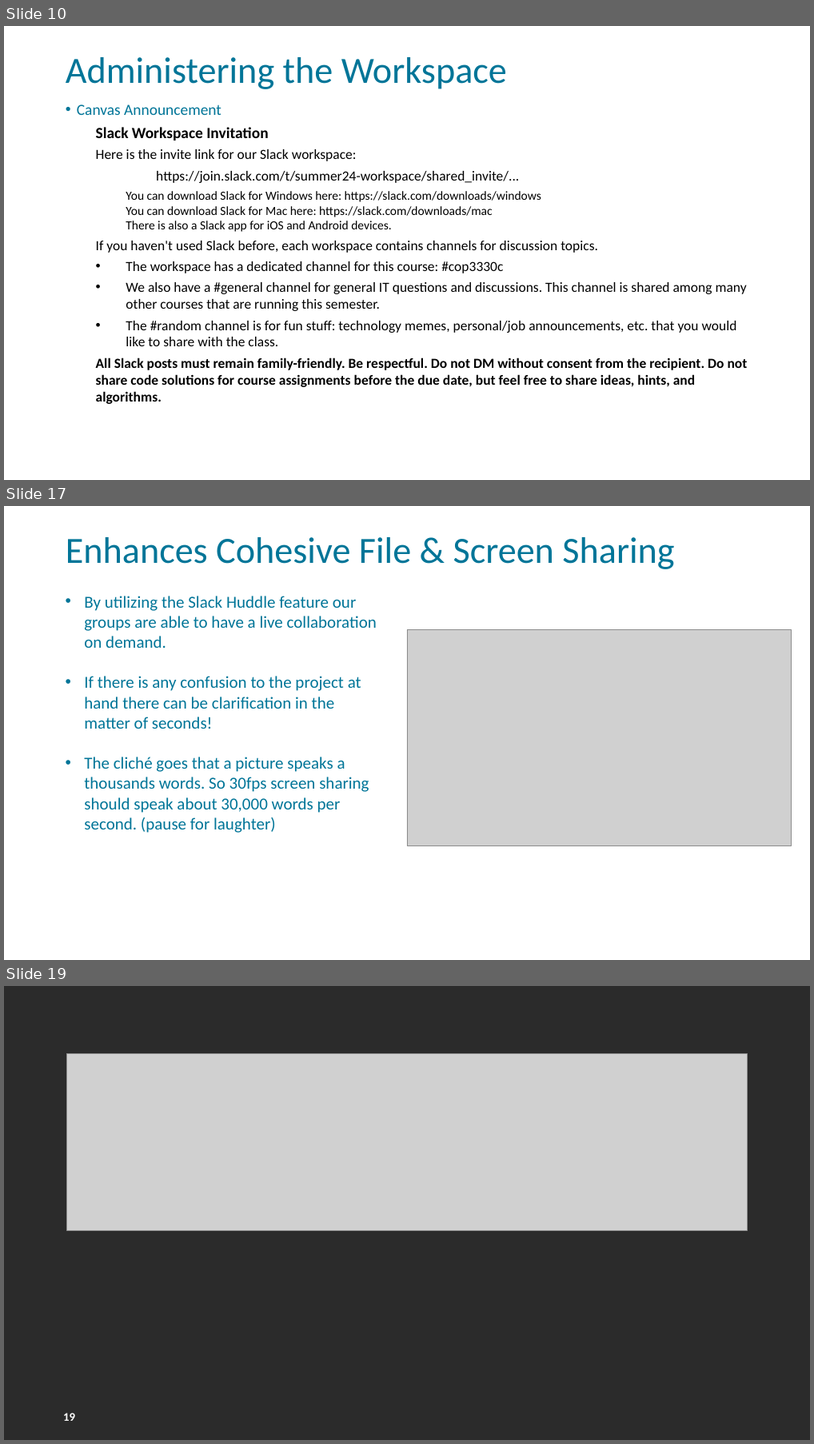
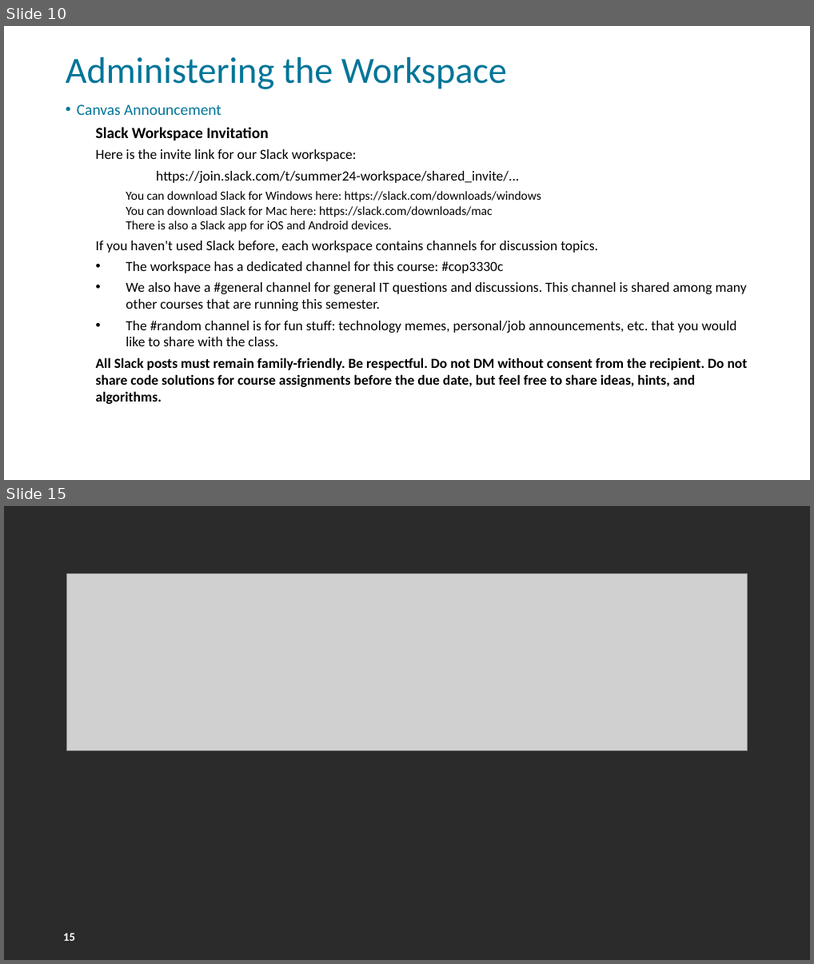
Before and after one commit to FSCJ-FacultyDev/HITEC2024, a slide deck: LeveragingSlackForStudentCollaboration.pptx. Shown one above the other, each under a label of ours: slides 10, 17 and 19 before the commit, slides 10 and 15 after it; the slides between them are not shown. The pictures are 814x1444 and 814x964 pixels, drawn with LibreOffice and Linux fonts; fonts in the diff are those of the drawing; grey boxes stand for pictures; background and template pictures are left out; a plain dark background stands for a picture behind light text. Boxes give left, top, right and bottom in pixels: in the first picture for what was removed or moved away, otherwise in the second. Text is boxed around its words. In the diff, an @@ line names an element or a change of style, - is before the commit and + after.

```diff
--- a/LeveragingSlackForStudentCollaboration.pptx
+++ b/LeveragingSlackForStudentCollaboration.pptx
@@ slide 17 removed at bbox=[4, 506, 810, 960], background picture (left out); not listed: 1 template element that a slide beside it also shows @@
@@ title removed at bbox=[66, 537, 674, 569] @@
-Enhances Cohesive File & Screen Sharing
@@ text removed at bbox=[84, 596, 377, 832] @@
-• By utilizing the Slack Huddle feature our groups are able to have a live collaboration on demand.
-• If there is any confusion to the project at hand there can be clarification in the matter of seconds!
-• The cliché goes that a picture speaks a thousands words. So 30fps screen sharing should speak about 30,000 words per second. (pause for laughter)
@@ picture removed at bbox=[407, 629, 792, 846] @@
@@ what was slide 19 is now slide 15 @@
@@ page number at bbox=[63, 932, 75, 940]: text changed @@
-19
+15
```
Also in this commit, not shown: 1 slide changed, 3 slides added, 6 other slides removed.
